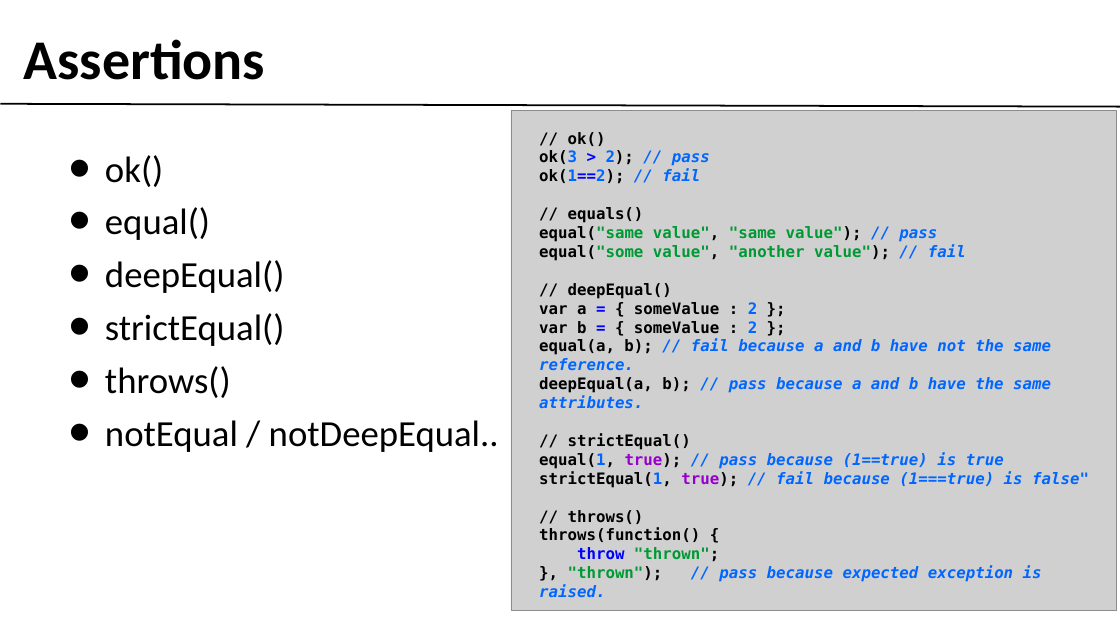
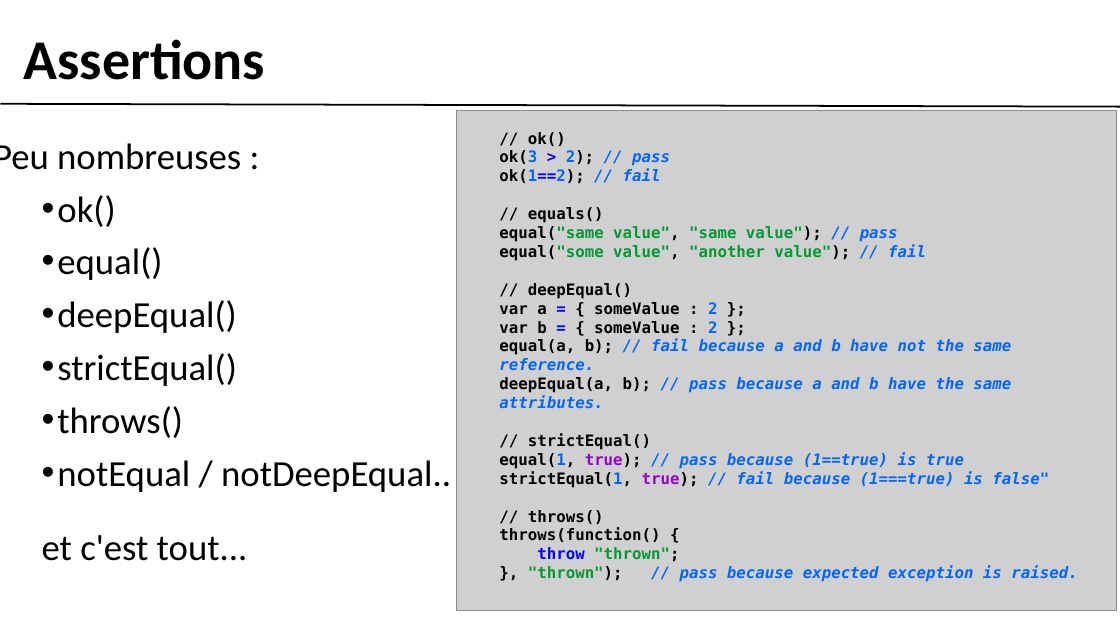
Before and after one commit to gobengo/devoxx-panorama-js-testing, a slide deck: slide 4 of doc/qunit_part.ppt. Drawn at 1120x630 pixels with LibreOffice and Linux fonts; fonts in the diff are those of the drawing; grey boxes stand for pictures; background and template pictures are left out. Boxes give left, top, right and bottom in pixels: in the first picture for what was removed or moved away, otherwise in the second. Text is boxed around its words. In the diff, an @@ line names an element or a change of style, - is before the commit and + after.

```diff
--- a/doc/qunit_part.ppt
+++ b/doc/qunit_part.ppt
@@ picture: place and size @@
-picture at (511,111,1116,610)
+picture at (456,111,1116,610)
@@ text at (0,143,241,170): paragraph added @@
+Peu nombreuses :
@@ text "Peu nombreuses :": place and size @@
-text "Peu nombreuses :" at (105,155,499,452)
+text "Peu nombreuses :" at (0,143,451,561)
@@ text "// ok()" rewrapped from (539,132,1089,598) to (499,132,1077,582) @@
@@ text at (57,195,451,492): list level 1 to 3 in "ok()"; list level 1 to 3 in "equal()"; list level 1 to 3 in "deepEqual()"; list level 1 to 3 in "strictEqual()"; list level 1 to 3 in "throws()"; list level 1 to 3 in "notEqual / notDeepEqual.." @@
@@ text at (42,535,248,561): paragraph added @@
+    et c'est tout...
```
Also in this commit, not shown: 2 other slides changed, 2 slides added, 3 slides removed, 3 other files.
